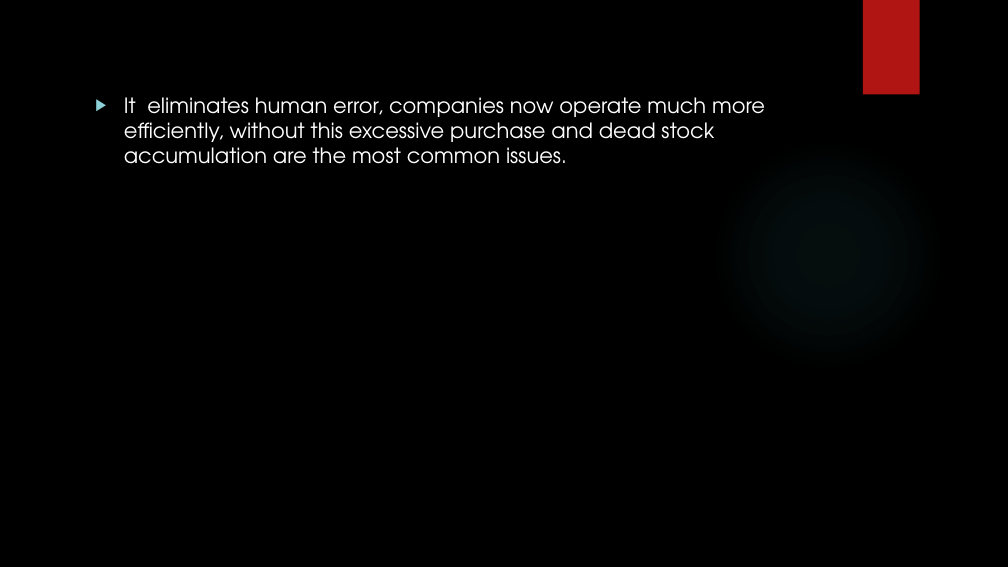
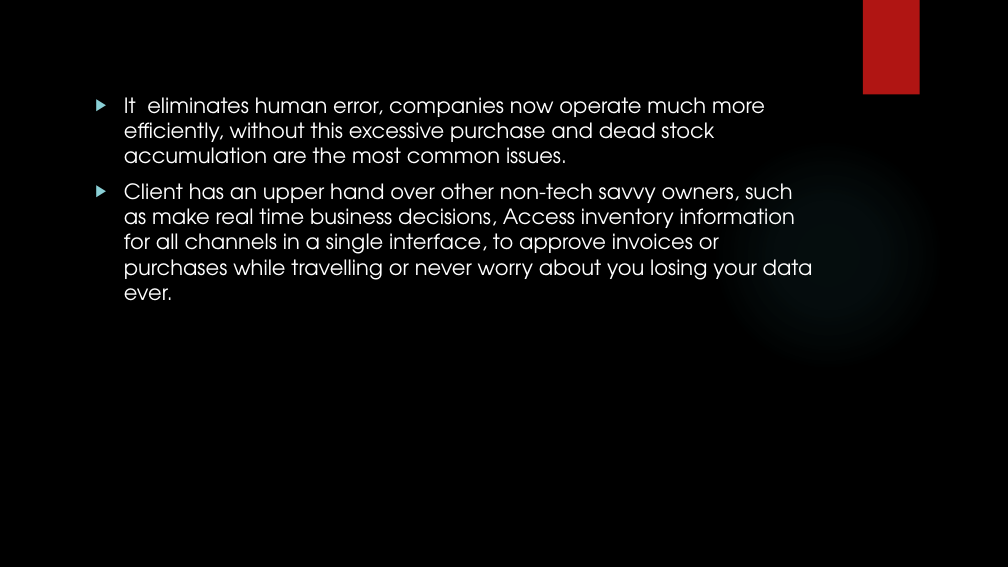
Before and after one commit to madhuhasa/digital-alpha, a slide deck: slide 31 of project/DIGITAL MARKETING.pptx. Drawn at 1008x567 pixels with LibreOffice and Linux fonts; fonts in the diff are those of the drawing; background and template pictures are left out. Boxes give left, top, right and bottom in pixels: in the first picture for what was removed or moved away, otherwise in the second. Text is boxed around its words. In the diff, an @@ line names an element or a change of style, - is before the commit and + after.

```diff
--- a/project/DIGITAL MARKETING.pptx
+++ b/project/DIGITAL MARKETING.pptx
@@ text at [124, 183, 813, 301]: paragraph added @@
+▶ Client has an upper hand over other non-tech savvy owners, such as make real time business decisions, Access inventory information for all channels in a single interface, to approve invoices or purchases while travelling or never worry about you losing your data ever.
```
